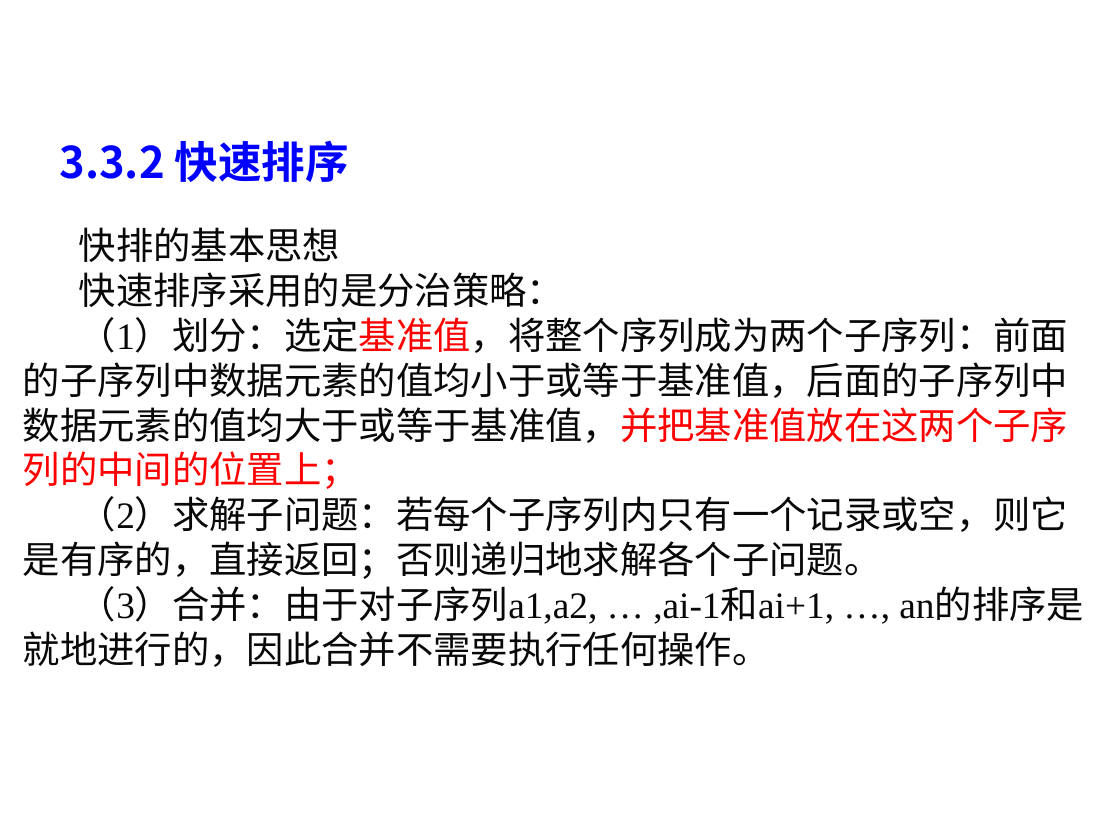
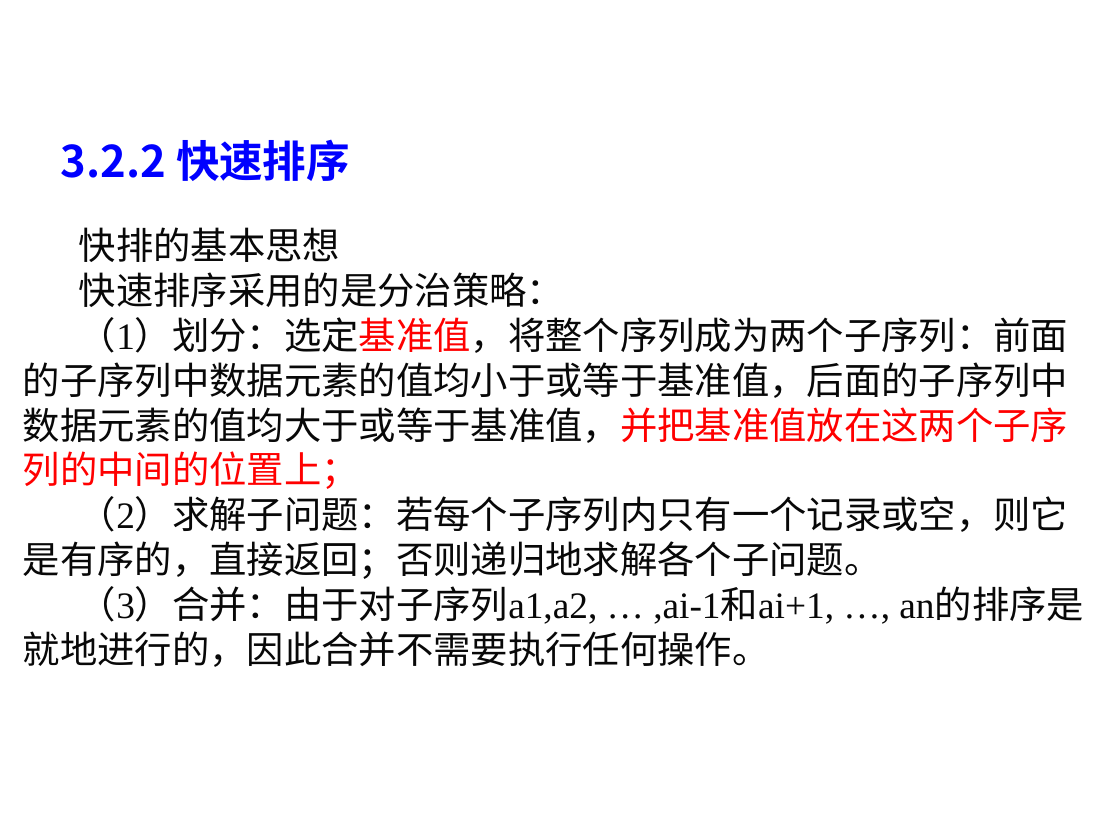
Before and after one commit to liutongling/DP, a slide deck: slide 39 of file/第3章 分治法计.pptx (slide 38 before the commit). Drawn at 1120x840 pixels with LibreOffice and Linux fonts; fonts in the diff are those of the drawing; background and template pictures are left out. Boxes give left, top, right and bottom in pixels: in the first picture for what was removed or moved away, otherwise in the second. Text is boxed around its words. In the diff, an @@ line names an element or a change of style, - is before the commit and + after.

```diff
--- a/file/第3章 分治法计.pptx
+++ b/file/第3章 分治法计.pptx
@@ text at (x1=61, y1=139, x2=350, y2=181): text changed @@
-3.3.2 快速排序
+3.2.2 快速排序
```
Also in this commit, not shown: 3 other slides changed, 4 slides added, 2 slides removed.
